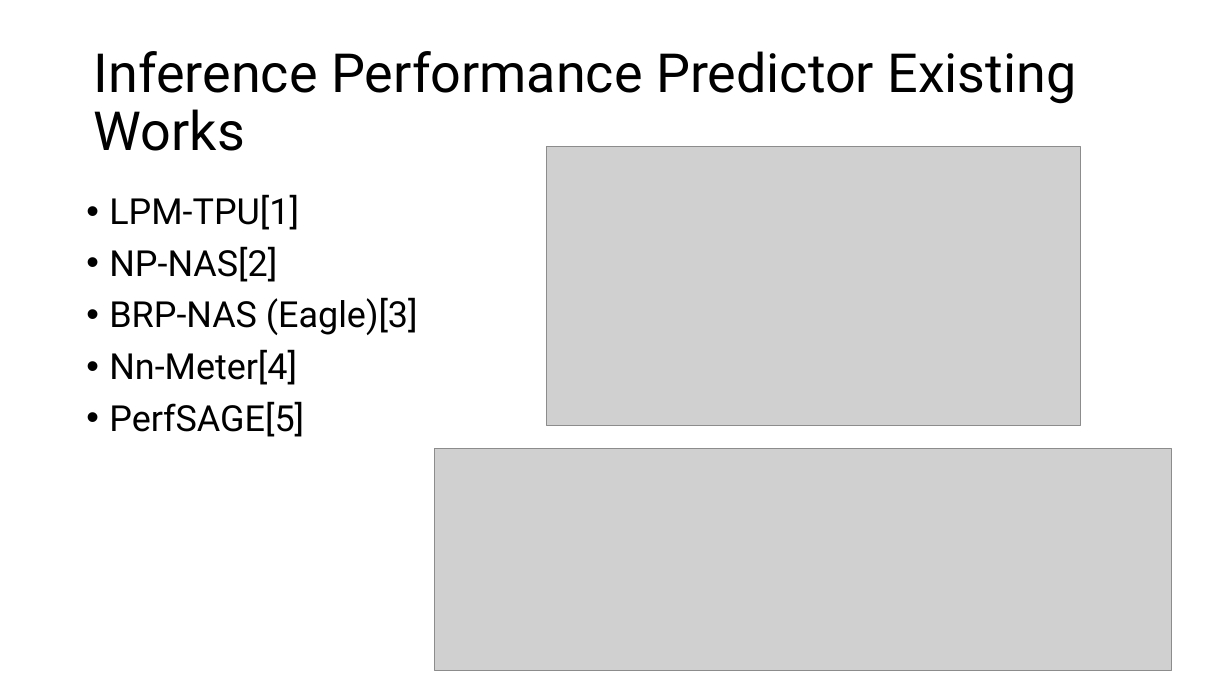
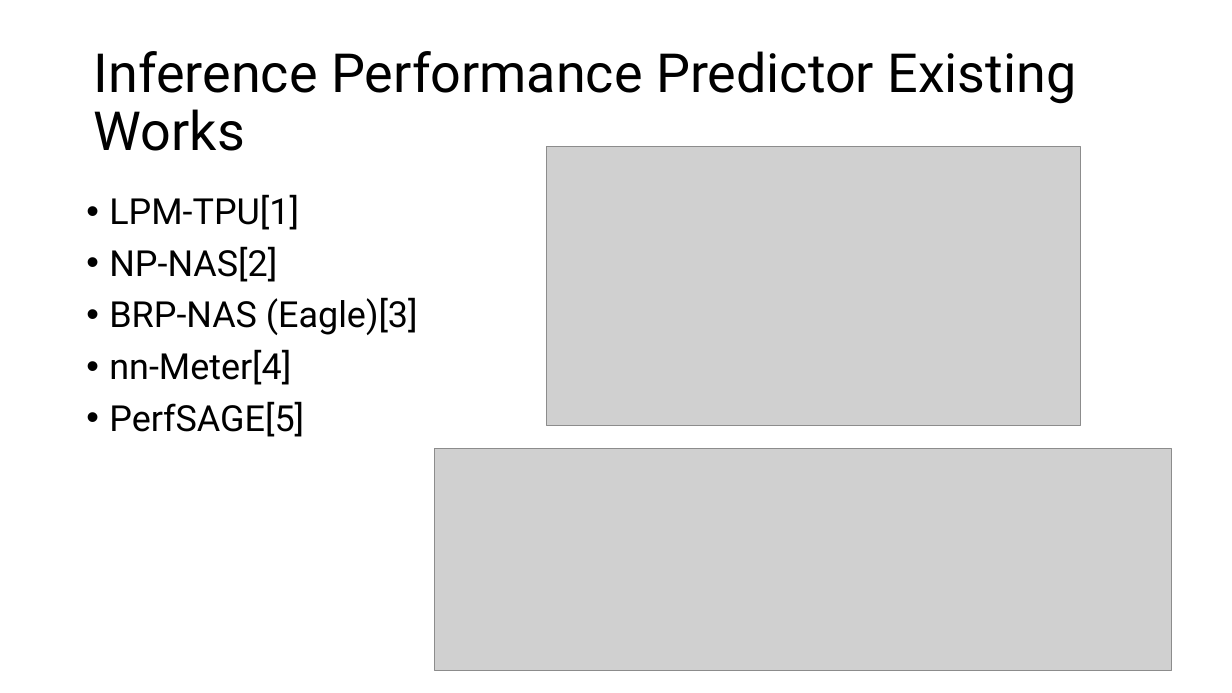
Before and after one commit to GXG-CS/on_device_learning, a slide deck: slide 9 of micro-network-project.pptx. Drawn at 1232x693 pixels with LibreOffice and Linux fonts; fonts in the diff are those of the drawing; grey boxes stand for pictures. Boxes give left, top, right and bottom in pixels: in the first picture for what was removed or moved away, otherwise in the second. Text is boxed around its words. In the diff, an @@ line names an element or a change of style, - is before the commit and + after.

```diff
--- a/micro-network-project.pptx
+++ b/micro-network-project.pptx
@@ text at box(109, 349, 291, 385): text changed @@
-• Nn-Meter[4]
+• nn-Meter[4]
```
Also in this commit, not shown: 2 other slides changed, 1 slide added.
